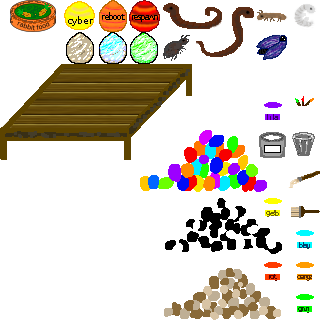
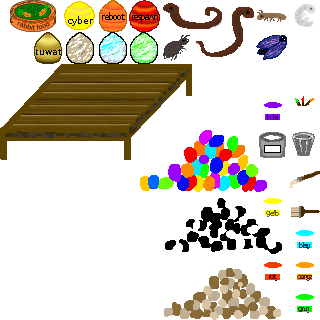
Before/after of a 320x320 layered artwork. What changed in the layer stack:
added layer "tuwat" above "ei-gold" over (36, 49, 61, 55)
added layer "ei-gold" above "ei hellgruen" over (34, 32, 62, 64)
